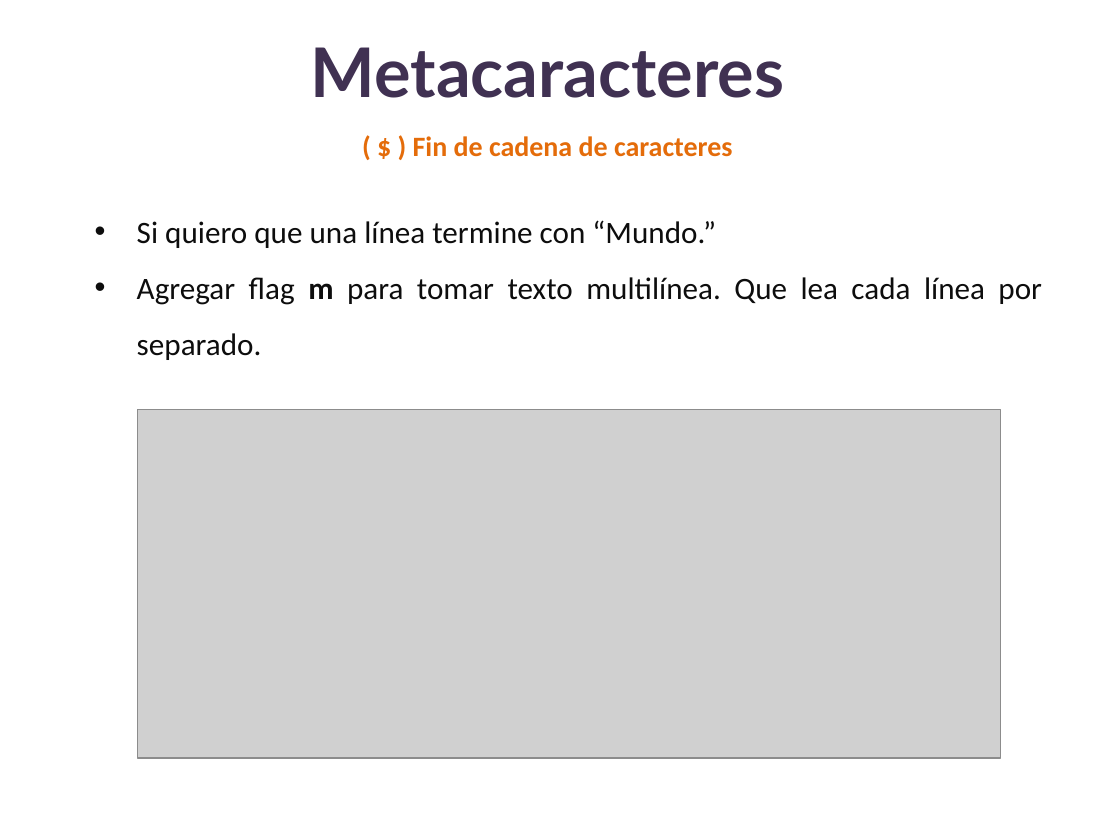
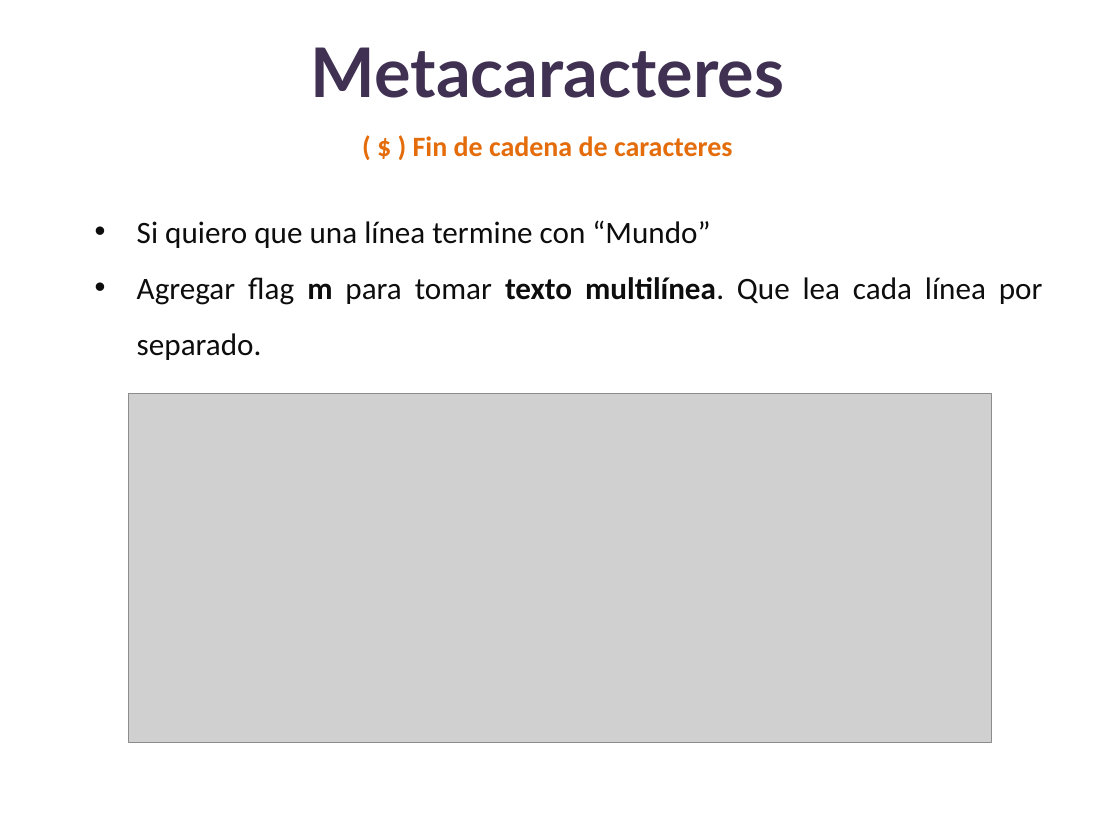
Before and after one commit to lizetheP/Analitica, a slide deck: slide 21 of Calendario2025/presentaciones/18_Expresiones_regulares.pptx (slide 23 before the commit). Drawn at 1120x840 pixels with LibreOffice and Linux fonts; fonts in the diff are those of the drawing; grey boxes stand for pictures. Boxes give left, top, right and bottom in pixels: in the first picture for what was removed or moved away, otherwise in the second. Text is boxed around its words. In the diff, an @@ line names an element or a change of style, - is before the commit and + after.

```diff
--- a/Calendario2025/presentaciones/18_Expresiones_regulares.pptx
+++ b/Calendario2025/presentaciones/18_Expresiones_regulares.pptx
@@ text at (137, 220, 710, 248): text changed @@
-• Si quiero que una línea termine con “Mundo.”
+• Si quiero que una línea termine con “Mundo”
@@ text at (137, 277, 1043, 360): bold on in "texto multilínea." @@
@@ picture: place and size @@
-picture at (137, 409, 1000, 757)
+picture at (129, 393, 992, 741)
```
Also in this commit, not shown: 6 other slides changed, 1 slide added, 1 slide removed, 3 other files.
